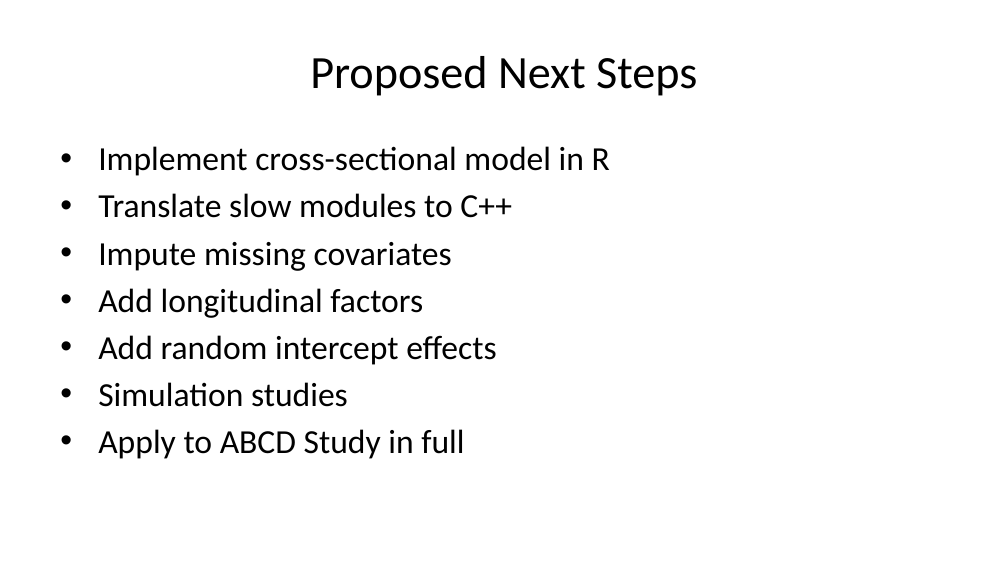
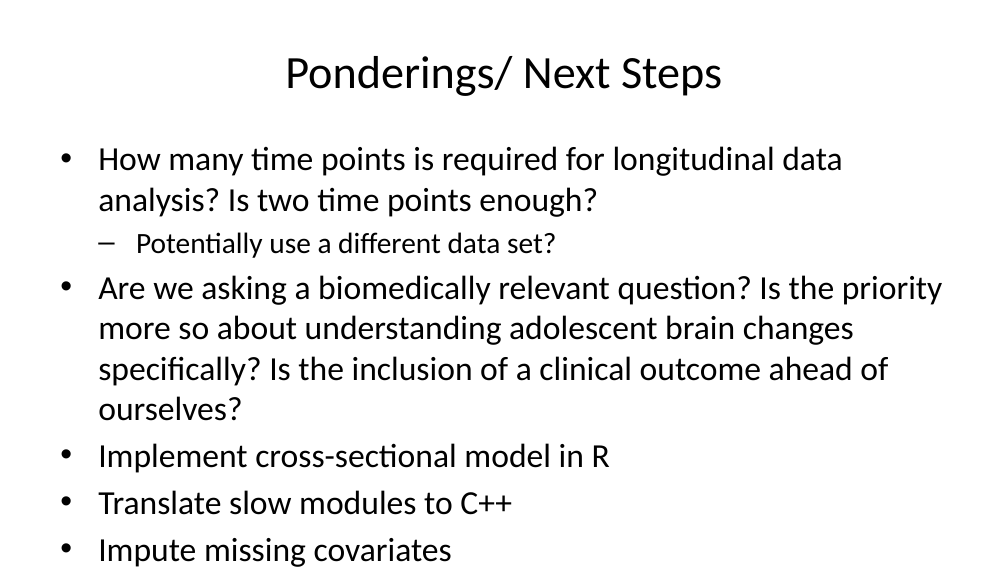
Before and after one commit to nehera/abcd_multiview, a slide deck: slide 11 of 2023.04.05-StatGen-Journal-Club-Presentation.pptx (slide 9 before the commit). Drawn at 1008x567 pixels with LibreOffice and Linux fonts; fonts in the diff are those of the drawing. Boxes give left, top, right and bottom in pixels: in the first picture for what was removed or moved away, otherwise in the second. Text is boxed around its words. In the diff, an @@ line names an element or a change of style, - is before the commit and + after.

```diff
--- a/2023.04.05-StatGen-Journal-Club-Presentation.pptx
+++ b/2023.04.05-StatGen-Journal-Club-Presentation.pptx
@@ title at (285,56,722,96): text changed @@
-Proposed Next Steps
+Ponderings/ Next Steps
@@ text at (98,146,943,421): paragraphs added @@
+• How many time points is required for longitudinal data analysis? Is two time points enough?
+  – Potentially use a different data set?
+• Are we asking a biomedically relevant question? Is the priority more so about understanding adolescent brain changes specifically? Is the inclusion of a clinical outcome ahead of ourselves?
```
Also in this commit, not shown: 1 other slide changed, 2 slides added, 15 other files.
